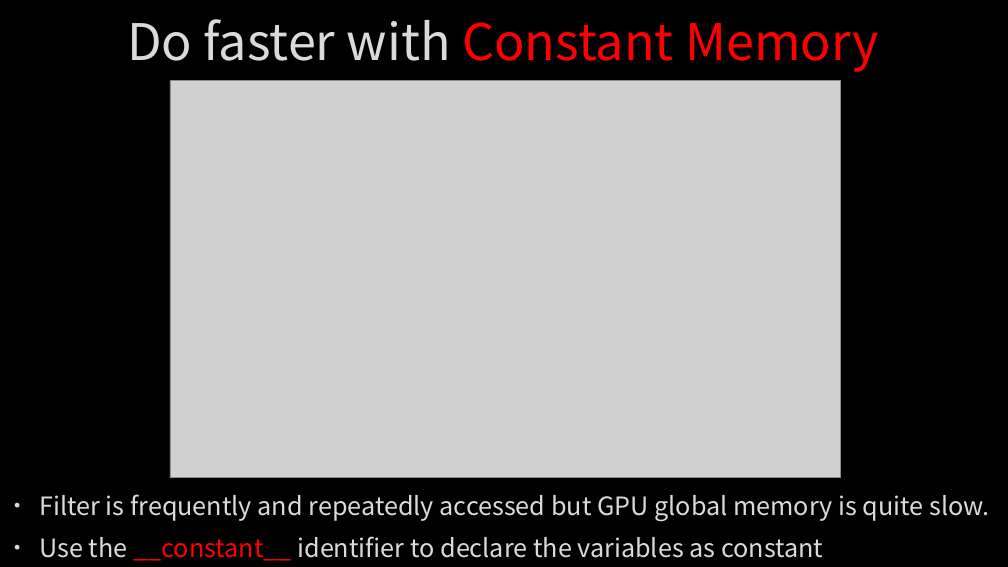
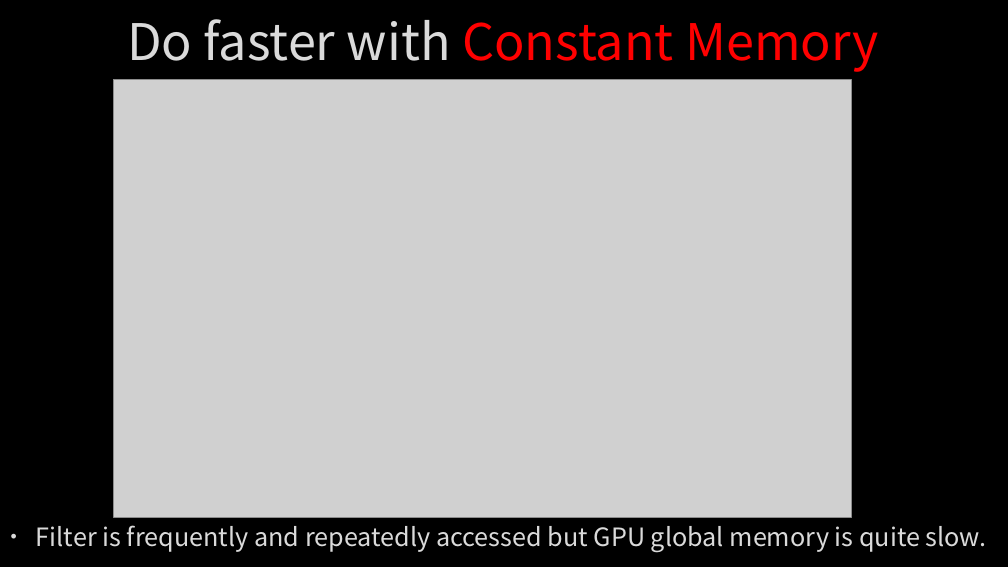
Before and after one commit to Alfons0329/Parallel_Programming_Fall_2018, a slide deck: slide 13 of Final Project/Report.pptx (slide 11 before the commit). Drawn at 1008x567 pixels with LibreOffice and Linux fonts; fonts in the diff are those of the drawing; grey boxes stand for pictures; background and template pictures are left out. Boxes give left, top, right and bottom in pixels: in the first picture for what was removed or moved away, otherwise in the second. Text is boxed around its words. In the diff, an @@ line names an element or a change of style, - is before the commit and + after.

```diff
--- a/Final Project/Report.pptx
+++ b/Final Project/Report.pptx
@@ picture: place and size @@
-picture at (170,80,840,478)
+picture at (113,79,851,517)
@@ text "Filter is frequently and repeatedly ...": place and size @@
-text "Filter is frequently and repeatedly ..." at (39,494,989,561)
+text "Filter is frequently and repeatedly ..." at (36,525,986,553)
@@ text at (39,536,823,561): paragraph removed @@
-• Use the __constant__ identifier to declare the variables as constant
```
Also in this commit, not shown: 6 other slides changed, 2 slides added.
